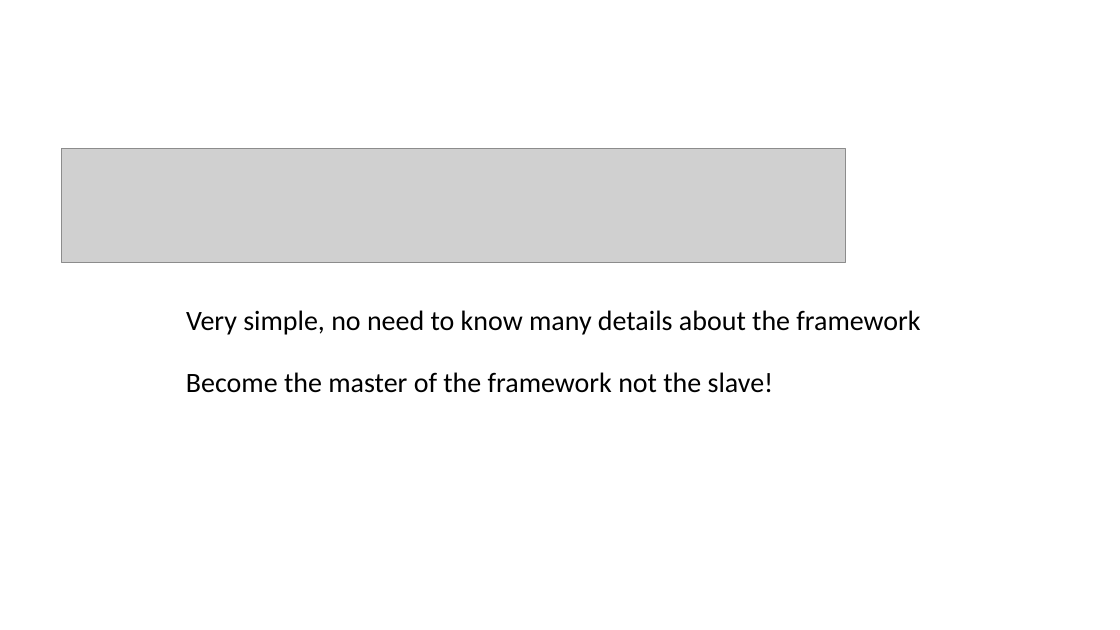
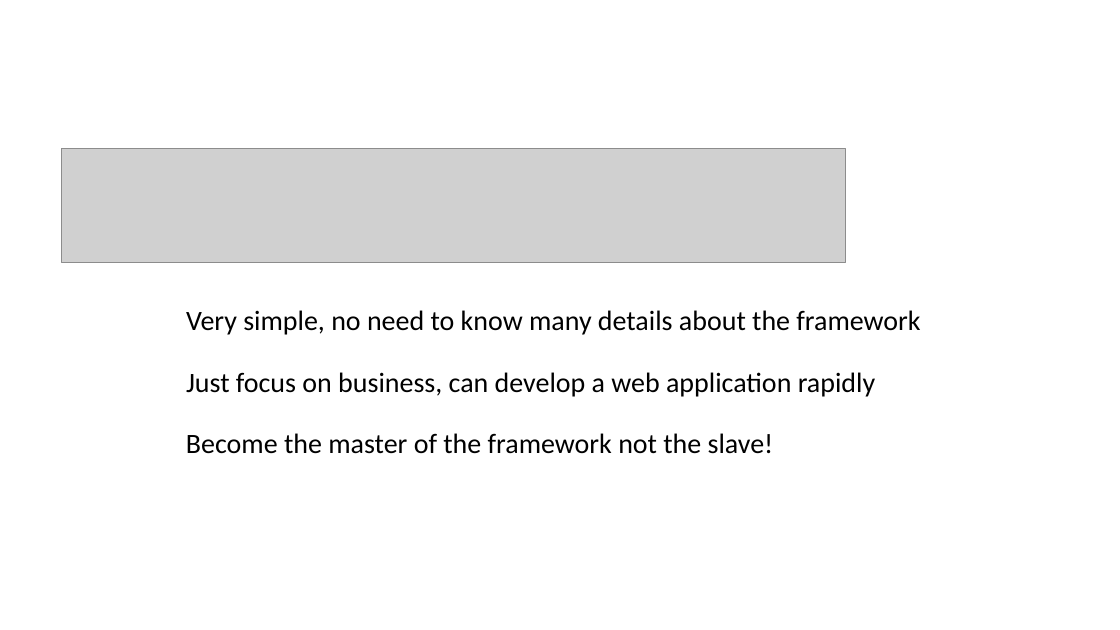
Before and after one commit to qicosmos/cppcon2018, a slide deck: slide 21 of cppcon2018.pptx (slide 12 before the commit). Drawn at 1120x630 pixels with LibreOffice and Linux fonts; fonts in the diff are those of the drawing; grey boxes stand for pictures. Boxes give left, top, right and bottom in pixels: in the first picture for what was removed or moved away, otherwise in the second. Text is boxed around its words. In the diff, an @@ line names an element or a change of style, - is before the commit and + after.

```diff
--- a/cppcon2018.pptx
+++ b/cppcon2018.pptx
@@ text added at [186,372,875,397], 18 pt, text #000000 @@
+Just focus on business, can develop a web application rapidly
@@ text "Become the master of the ...": place and size @@
-text "Become the master of the ..." at [186,372,774,393]
+text "Become the master of the ..." at [186,433,774,454]
```
Also in this commit, not shown: 13 other slides changed, 8 slides added, 2 slides removed.
